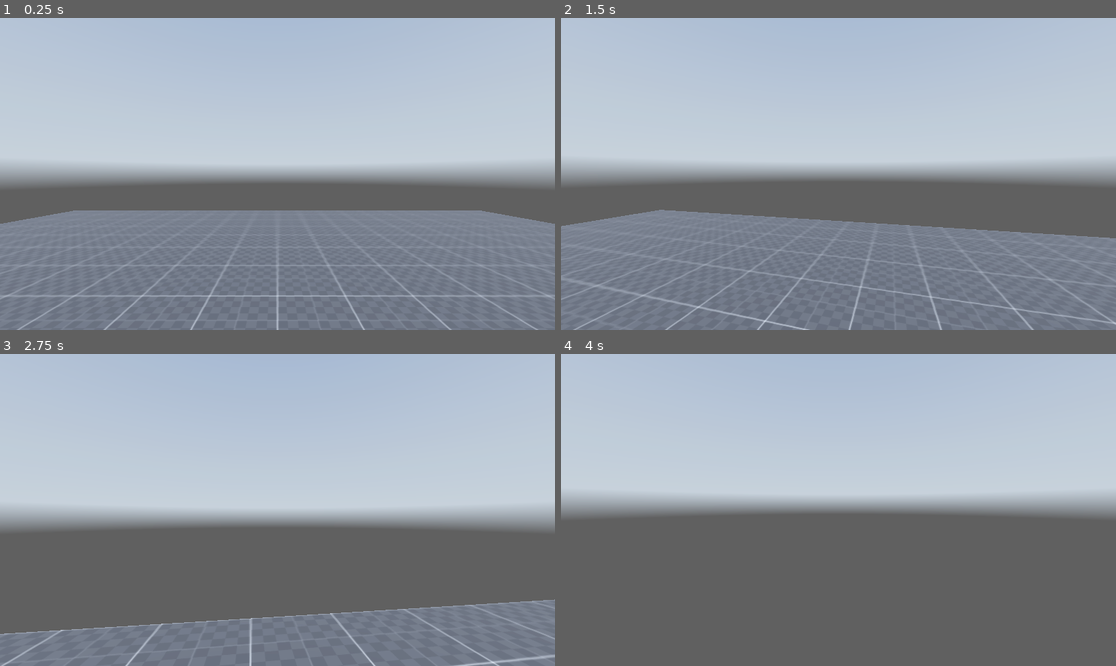
Above: before the commit, frames 1-4 (two rows, left to right).
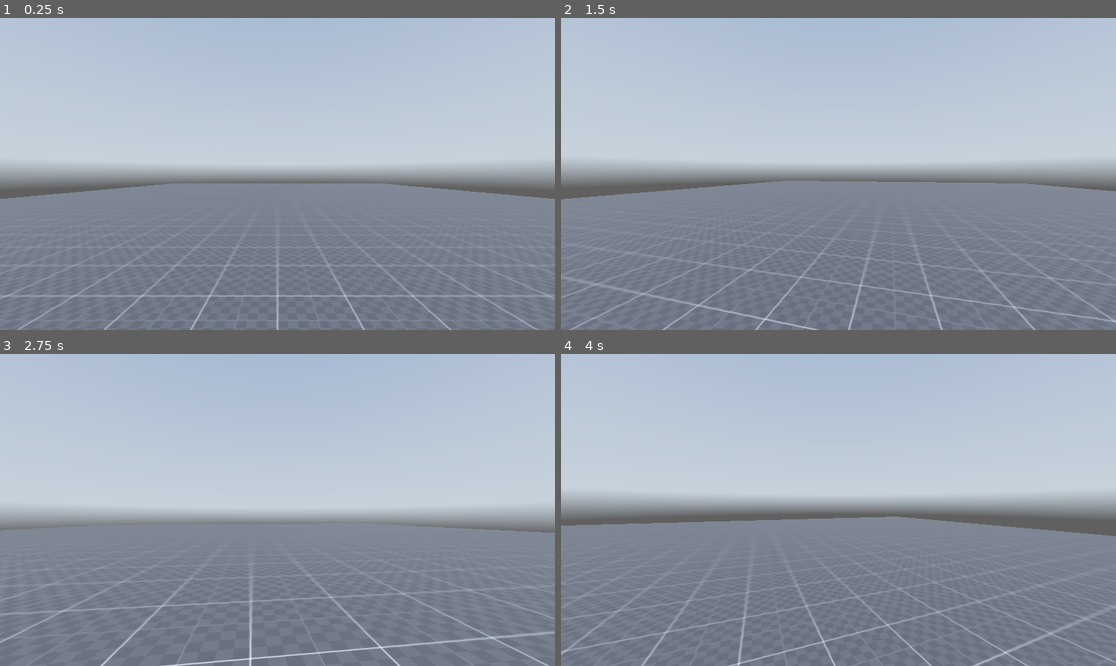
Above: after the commit, the same moments.

Repository: FahadHameed89/GodotPlayground3D
Game: Godot game, scene res://Scenes/world.tscn
Same seed, same stepped clock (60 frames per second), same inputs: the game is played once before the commit and once after it. The project has no main scene, so this scene is started directly. A sky picture missing from this copy of the repository is replaced by a grey-blue gradient.
Inputs (mouse positions are in pixels of both pictures, inside the frame that each line leads up to):
- Up to frame 1 (0.25 s): no input
- Up to frame 2 (1.5 s): tap Enter (ui_accept) at 0.5, 0.77 s; move the mouse to (866, 174) at 0.52 s; hold Ctrl (crouch) 0.53-1.28 s; hold W (forward) from 0.53 s (still down); tap Alt (free_look) at 0.8, 1.35 s; move the mouse to (810, 174) at 1.27 s
- Up to frame 3 (2.75 s): keep holding W (forward); tap Enter (ui_accept) at 1.52 s; tap Ctrl (crouch) at 1.55 s; move the mouse to (288, 503) at 2.02 s; hold Ctrl (crouch) from 2.03 s (still down); tap Alt (free_look) at 2.3 s
- Up to frame 4 (4 s): keep holding W (forward); move the mouse to (832, 516) at 2.77 s; release Ctrl (crouch) at 2.78 s; tap Alt (free_look) at 2.85, 3.8 s; tap Enter (ui_accept) at 3.02, 3.77 s; tap Ctrl (crouch) at 3.05 s; move the mouse to (877, 513) at 3.52 s; hold Shift (sprint) from 3.53 s (still down)

The runs differ from the first frame. In frame 1, 7.7% of the frame differs, in the area x 0-100%, y 53-66%; in frame 2, 13%; in frame 3, 30%; in frame 4, 46%, in the area x 0-100%, y 52-100%.

Commit message:
Added free looking mechanic

Diff:
--- a/Scenes/world.tscn
+++ b/Scenes/world.tscn
@@ -32,7 +32,7 @@
 [node name="CSGBox3D" type="CSGBox3D" parent="stage"]
 transform = Transform3D(1, 0, 0, 0, 1, 0, 0, 0, 1, 0, -0.5, 0)
 use_collision = true
-size = Vector3(20, 1, 20)
+size = Vector3(40, 1, 80)
 material = SubResource("StandardMaterial3D_fcx0h")
 
 [node name="CSGBox3D2" type="CSGBox3D" parent="stage"]
--- a/Scripts/player.gd
+++ b/Scripts/player.gd
@@ -1,6 +1,7 @@
 extends CharacterBody3D
 
 # Player Nodes
+@onready var neck = $neck
 @onready var head = $neck/head
 @onready var standing_collision_shape = $standing_collision_shape
 @onready var crouching_collision_shape = $crouching_collision_shape
@@ -23,8 +24,8 @@
 # Player Movement Variables
 @export var jump_velocity = 4.5
 var lerp_speed = 10.0 #used to change the speed of the player
-var crouching_depth = -0.2 #How much the height changes when crouching
-
+var crouching_depth = -0.4 #How much the height changes when crouching
+var free_look_tilt_amount = 0.3
 # Player Mouse Input Variables
 
 var direction = Vector3.ZERO #Default starting direction is zero
@@ -40,10 +41,15 @@
 
 func _input(event):
 	if event is InputEventMouseMotion:
-		#Mouse Looking Logic
-		rotate_y(deg_to_rad(event.relative.x * -mouse_sens_h))
-		head.rotate_x(deg_to_rad(event.relative.y * -mouse_sens_v))
-		head.rotation.x = clamp(head.rotation.x, deg_to_rad(-80), deg_to_rad(80))
+		#Free Looking Logic
+		if free_looking:
+			neck.rotate_y(deg_to_rad(-event.relative.x * mouse_sens_h))
+			neck.rotation.y = clamp(neck.rotation.y, deg_to_rad(-140), deg_to_rad(140))
+		else:
+		#Normal Looking Logic
+			rotate_y(deg_to_rad(event.relative.x * -mouse_sens_h))
+			head.rotate_x(deg_to_rad(event.relative.y * -mouse_sens_v))
+			head.rotation.x = clamp(head.rotation.x, deg_to_rad(-80), deg_to_rad(80))
 
 func _physics_process(delta):
 
@@ -85,6 +91,7 @@
 		free_looking = true
 	else:
 		free_looking = false
+		neck.rotation.y = lerp(neck.rotation.y, 0.0, delta*lerp_speed)
 
 	# Add the gravity.
 	if not is_on_floor():
